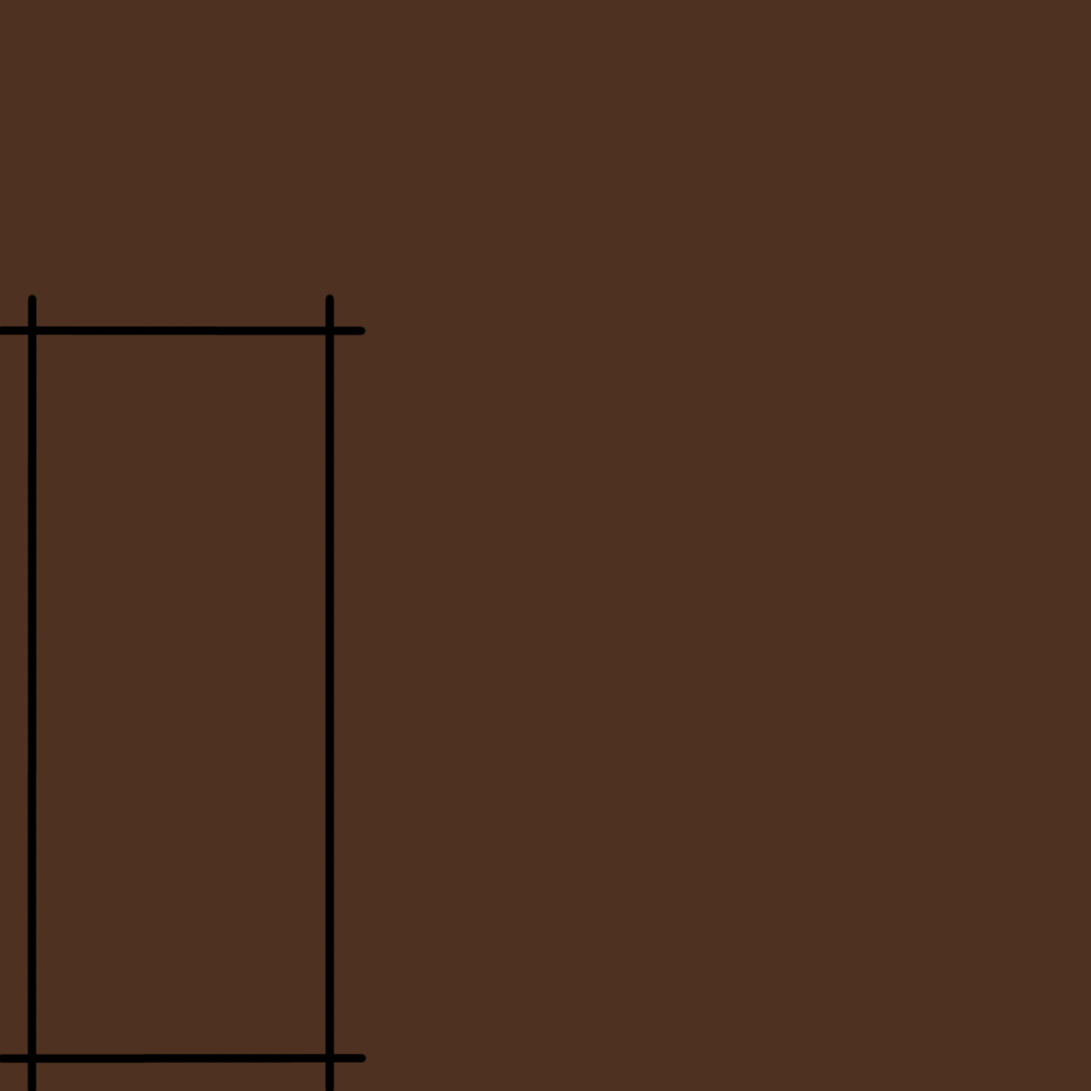
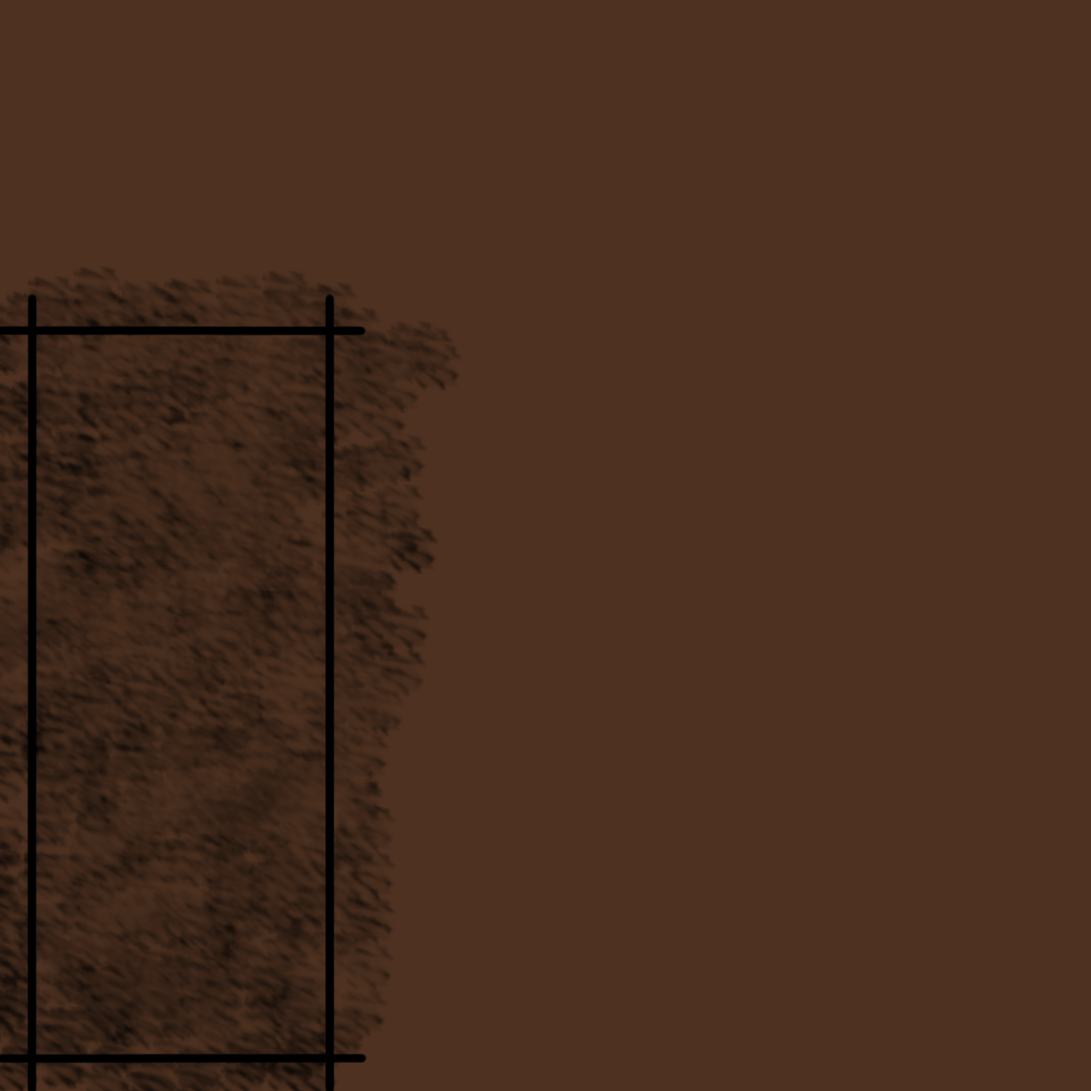
Layers edited between the first and the second w=1091, h=1091 image:
painted on "Texture" over [0,266,463,1091]
